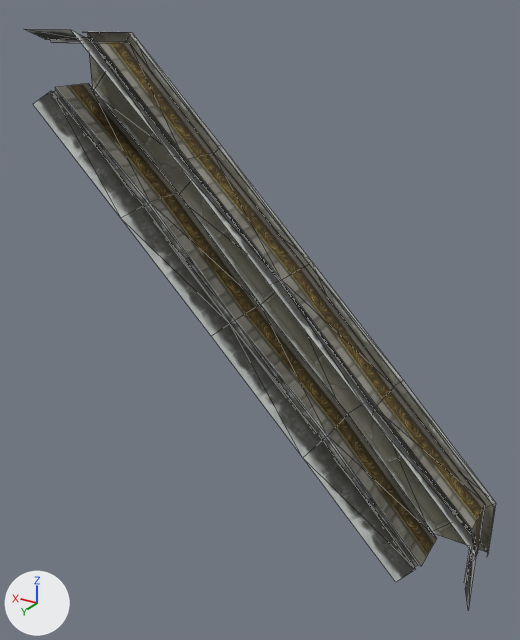
The OBJ model sceneobjs/zhongbu_fuben_207/zhongbu_fuben_207_wall_01_b.obj, before and after one commit.
Camera for both pictures: a camera (50 mm lens) standing at (-623.0, 970.0, 478.0) and looking at (-3.0, -63.0, -38.0). The lights are fixed; the arrows at lower left show +X, +Y and +Z. Mesh edges are drawn as thin lines. Where no turn or scale is listed for an object, it has been applied to the vertices.

Objects in the first picture: 'zhongbu_fuben_207_wall_01_b'.
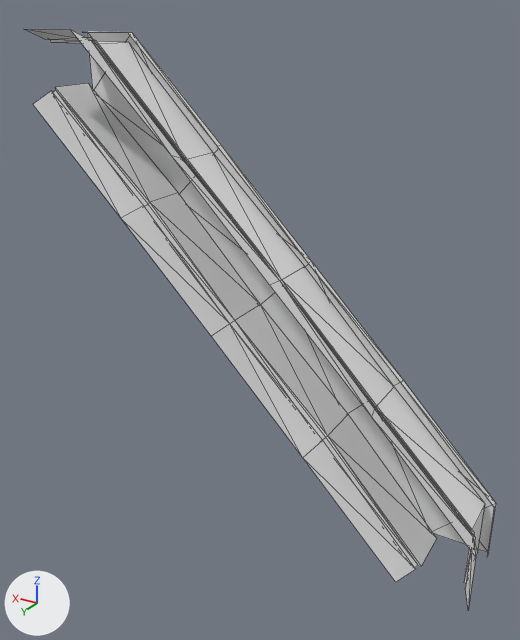
The change, as a list of edits to the scene's bpy script:
```text
Add mat_material_1_1:
    mat_material_1_1 = principled_material('material_1')
    mat_material_1_1.base_color = (0.8, 0.8, 0.8)  # white #e7e7e7
    mat_material_1_1.roughness = 1.0
Change me_zhongbu_fuben_207_wall_01_b:
    where me_zhongbu_fuben_207_wall_01_b.from_pydata(...)  # 97 vertices, 116 faces; spans x -448.0..448.0, y -160.0..0.0, z -448.0..448.0
    remove me_zhongbu_fuben_207_wall_01_b.materials.append(mat_material_1)  # picture img_zhongbu_fuben_207_wall_01_png
    add me_zhongbu_fuben_207_wall_01_b.materials.append(mat_material_1_1)  # white #e7e7e7
```

What differs and where, as boxes (x1, y1, x2, y2) in the pictures (520 x 640 px):
'zhongbu_fuben_207_wall_01_b', recoloured
    both: (26, 29, 496, 607)
